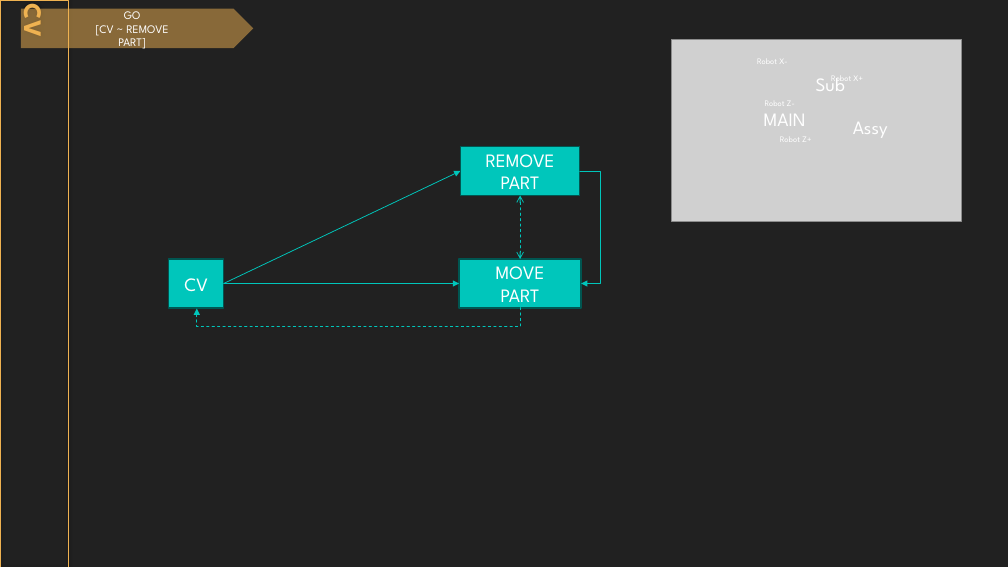
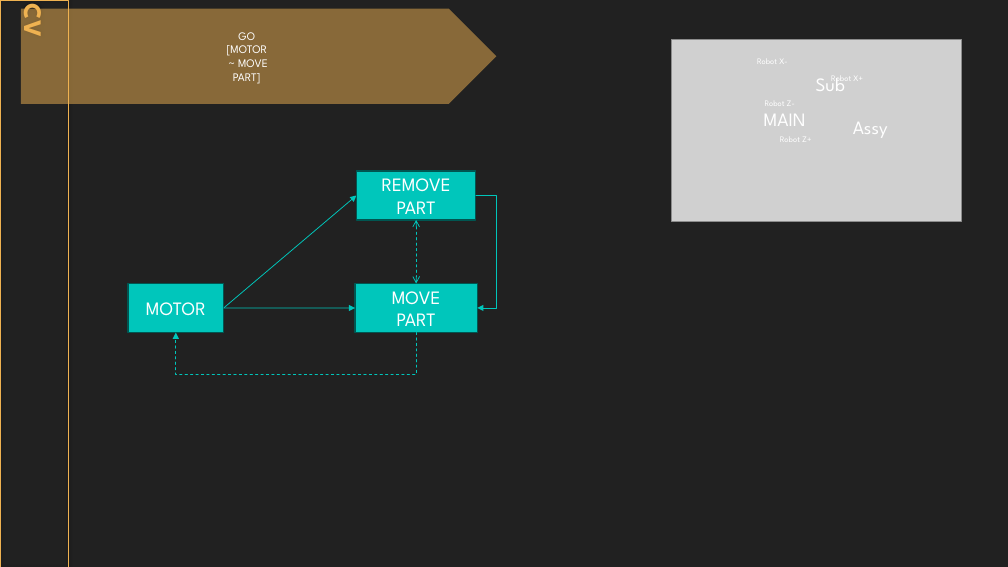
Before and after one commit to DualsoftDev/ds, a slide deck: slide 1 of DsDotNet/src/UnitTest/UnitTest.Model/ImportOfficeExample/Sample/Lib/Conveyor/CV.pptx. Drawn at 1008x567 pixels with LibreOffice and Linux fonts; fonts in the diff are those of the drawing; grey boxes stand for pictures. Boxes give left, top, right and bottom in pixels: in the first picture for what was removed or moved away, otherwise in the second. Text is boxed around its words. In the diff, an @@ line names an element or a change of style, - is before the commit and + after.

```diff
--- a/DsDotNet/src/UnitTest/UnitTest.Model/ImportOfficeExample/Sample/Lib/Conveyor/CV.pptx
+++ b/DsDotNet/src/UnitTest/UnitTest.Model/ImportOfficeExample/Sample/Lib/Conveyor/CV.pptx
@@ pentagon arrow "GO": place and size @@
-pentagon arrow "GO" at (21,8,253,48)
+pentagon arrow "GO" at (21,8,497,104)
@@ text in pentagon arrow at (227,45,268,67): text changed @@
-[CV ~ REMOVE
+[MOTOR
+~ MOVE
@@ arrow moved from (224, 284) - (461, 171) to (224, 308) - (357, 196) @@
@@ 2 rectangles, 1 double arrow, 1 elbow arrow: place and size @@
-2 rectangles, 1 double arrow, 1 elbow arrow at (459,147,600,309)
+2 rectangles, 1 double arrow, 1 elbow arrow at (355,171,496,333)
@@ rectangle "MOTOR": place and size @@
-rectangle "MOTOR" at (169,259,224,309)
+rectangle "MOTOR" at (128,284,224,333)
@@ text in rectangle at (146,302,206,315): text changed @@
-CV
+MOTOR
@@ arrow moved from (224, 284) - (459, 284) to (224, 308) - (355, 308) @@
@@ elbow arrow moved from (521, 308) - (197, 309) to (417, 333) - (176, 333) @@
```
Also in this commit, not shown: 9 other files.
